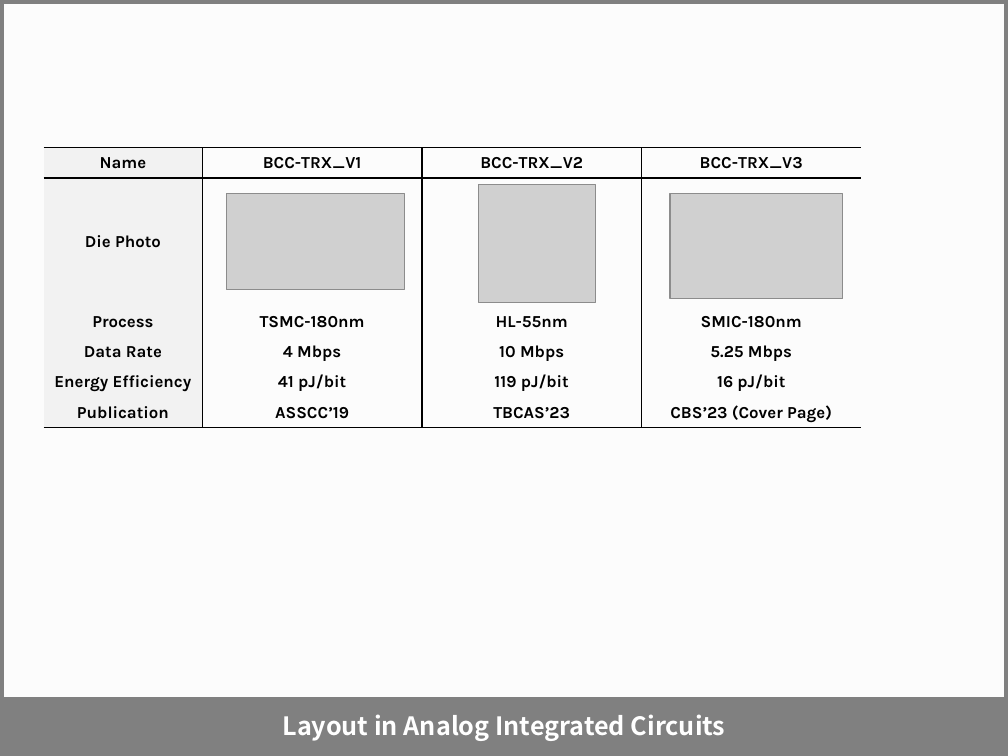
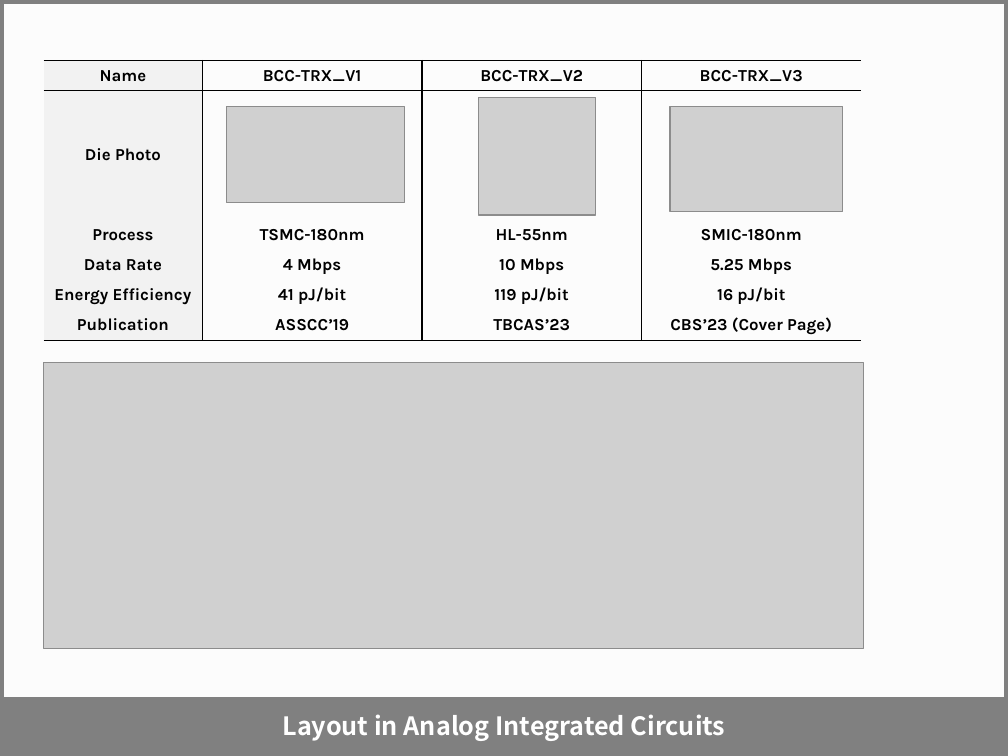
Before and after one commit to zhaojianycc/zhaojianycc.github.io, a slide deck: slide 3 of chipgallery/网站芯片模板.pptx. Drawn at 1008x756 pixels with LibreOffice and Linux fonts; fonts in the diff are those of the drawing; grey boxes stand for pictures. Boxes give left, top, right and bottom in pixels: in the first picture for what was removed or moved away, otherwise in the second. Text is boxed around its words. In the diff, an @@ line names an element or a change of style, - is before the commit and + after.

```diff
--- a/chipgallery/网站芯片模板.pptx
+++ b/chipgallery/网站芯片模板.pptx
@@ table: place and size @@
-table at [43,148,861,427]
+table at [43,60,861,340]
@@ picture: place and size @@
-picture at [226,193,405,290]
+picture at [226,106,405,203]
@@ picture: place and size @@
-picture at [479,184,596,302]
+picture at [479,98,596,216]
@@ picture: place and size @@
-picture at [670,194,844,299]
+picture at [670,106,844,212]
@@ picture added at [44,362,864,648] @@
```
Also in this commit, not shown: 4 other slides changed, 1 other file.
